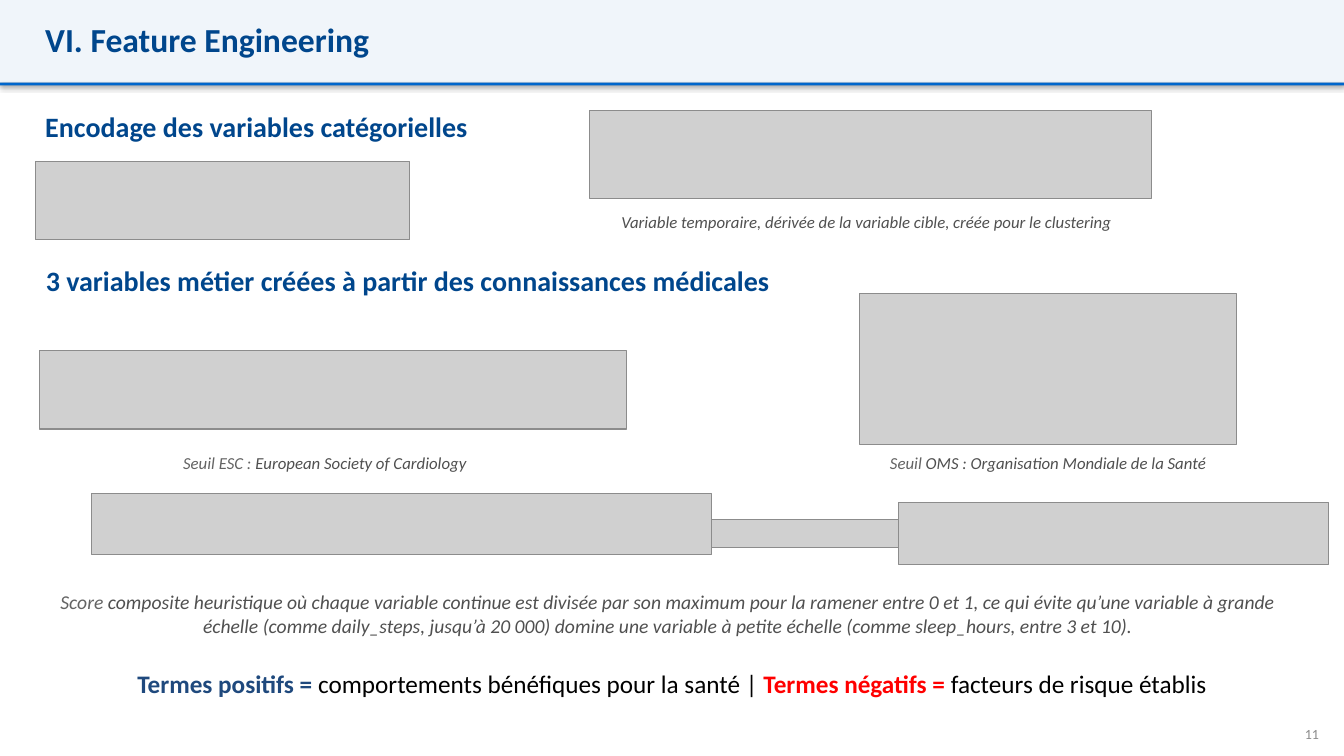
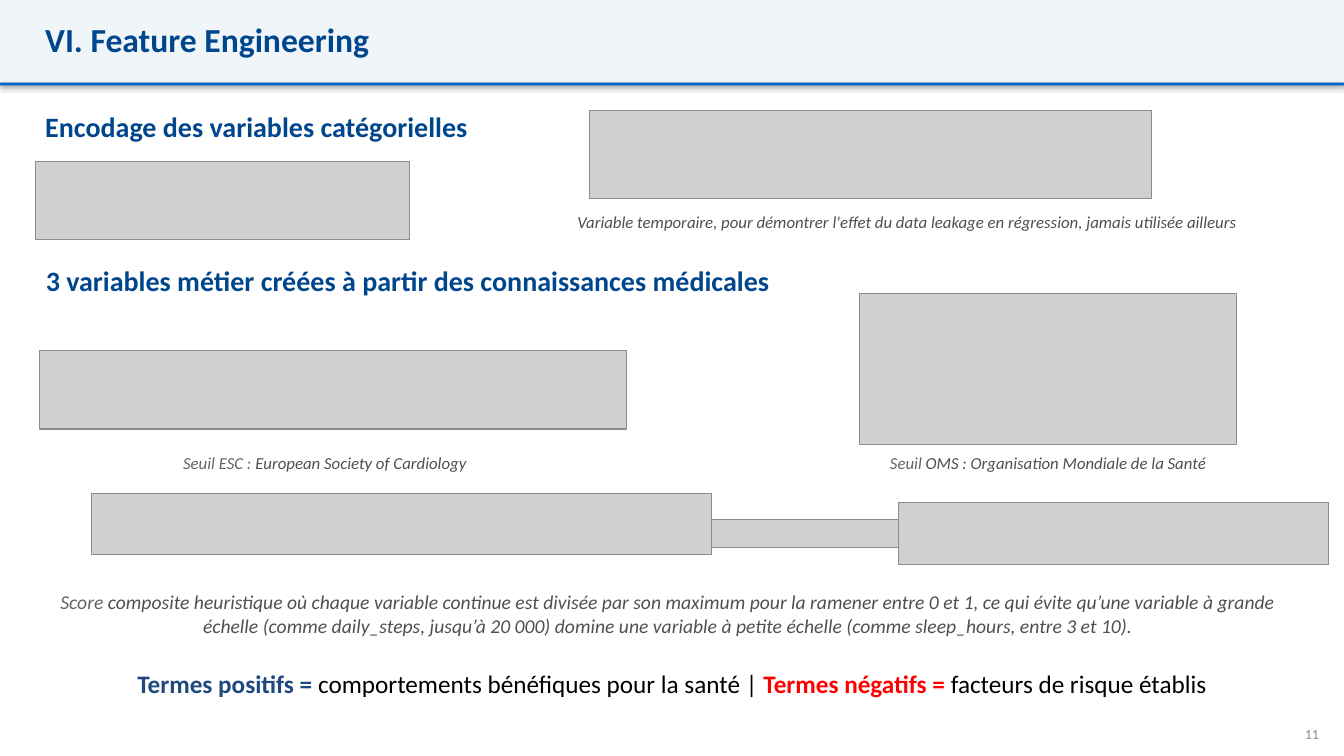
Before and after one commit to mahamatarda/Memoire-S2, a slide deck: slide 15 of Support Mahamat - Memoire.pptx. Drawn at 1344x756 pixels with LibreOffice and Linux fonts; fonts in the diff are those of the drawing; grey boxes stand for pictures. Boxes give left, top, right and bottom in pixels: in the first picture for what was removed or moved away, otherwise in the second. Text is boxed around its words. In the diff, an @@ line names an element or a change of style, - is before the commit and + after.

```diff
--- a/Support Mahamat - Memoire.pptx
+++ b/Support Mahamat - Memoire.pptx
@@ text at <box>577,216,1236,231</box>: text changed @@
-Variable temporaire, dérivée de la variable cible, créée pour le clustering
+Variable temporaire, pour démontrer l'effet du data leakage en régression, jamais utilisée ailleurs
```
Also in this commit, not shown: 5 other slides changed, 6 other files.
